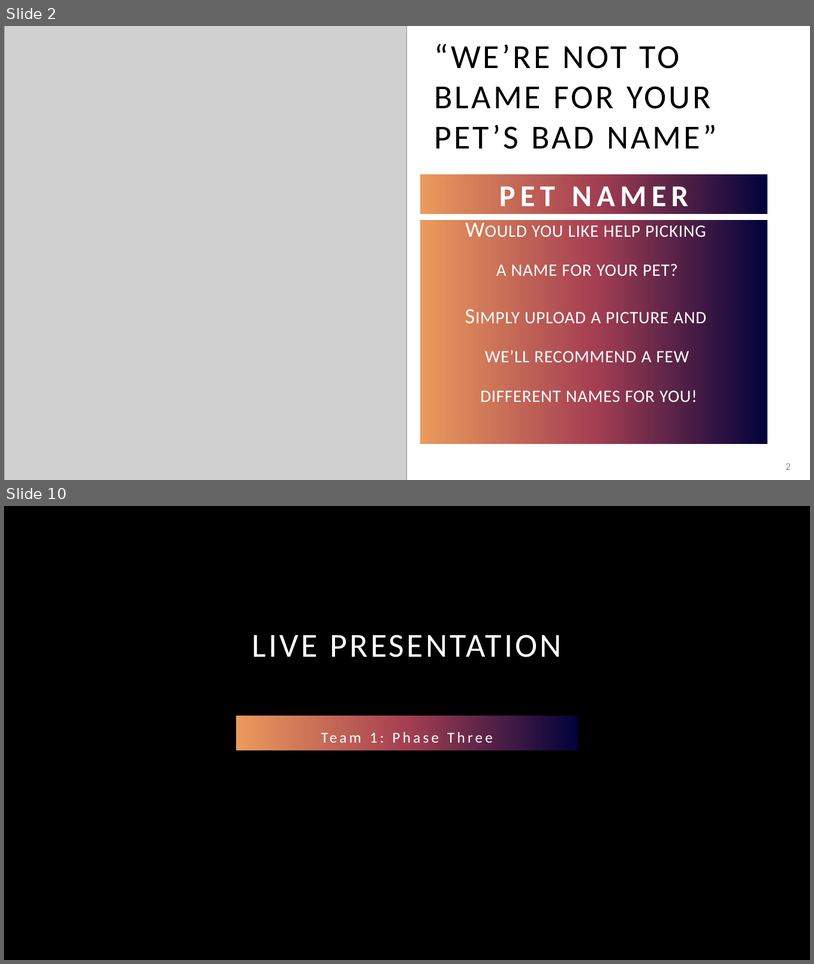
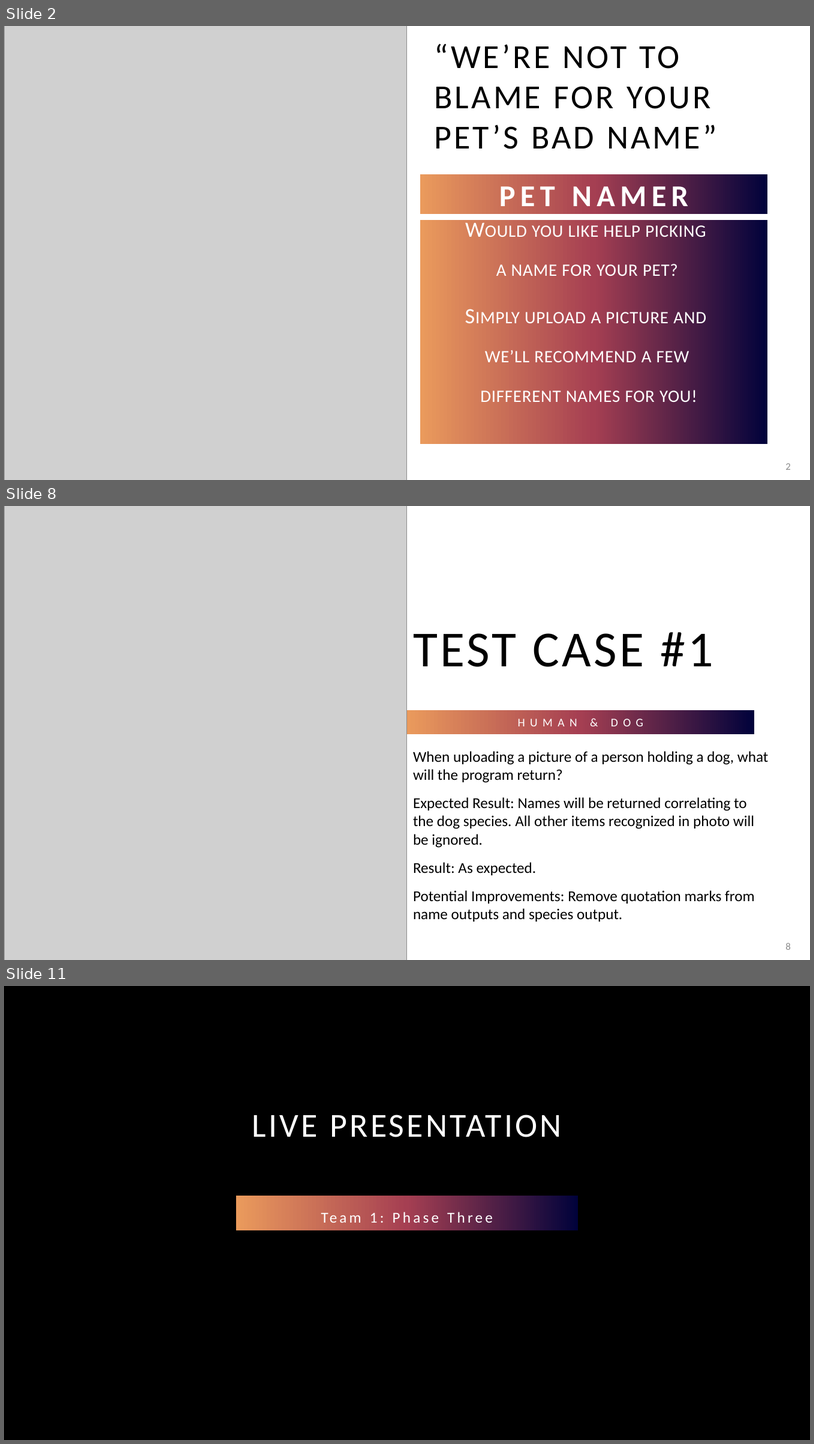
Before and after one commit to adriaonline/CPT200SP24-Team1, a slide deck: Phase 4 Docs/Phase 4 - Presentation.pptx. Shown one above the other, each under a label of ours: slides 2 and 10 before the commit, slides 2, 8 and 11 after it; the slides between them are not shown. The pictures are 814x964 and 814x1444 pixels, drawn with LibreOffice and Linux fonts; fonts in the diff are those of the drawing; grey boxes stand for pictures; background and template pictures are left out. Boxes give left, top, right and bottom in pixels: in the first picture for what was removed or moved away, otherwise in the second. Text is boxed around its words. In the diff, an @@ line names an element or a change of style, - is before the commit and + after.

```diff
--- a/Phase 4 Docs/Phase 4 - Presentation.pptx
+++ b/Phase 4 Docs/Phase 4 - Presentation.pptx
@@ slide 8 added at <box>4,506,810,960</box>, background #FFFFFF @@
@@ picture added at <box>4,506,408,960</box> @@
@@ title added at <box>413,632,713,667</box>, 60 pt, text #000000 @@
+TEST CASE #1
@@ text added at <box>408,710,755,734</box>, fill gradient #01023B to #A53F52 to #EA9A5C, 14 pt, text #FFFFFF @@
+HUMAN & DOG
@@ text added at <box>413,751,768,921</box>, 18 pt, text #000000 @@
+When uploading a picture of a person holding a dog, what will the program return?
+Expected Result: Names will be returned correlating to the dog species. All other items recognized in photo will be ignored.
+Result: As expected.
+Potential Improvements: Remove quotation marks from name outputs and species output.
@@ page number added at <box>786,942,791,949</box>, 12 pt, text #8C8C8C @@
+8
@@ what was slide 10 is now slide 11 @@
```
Also in this commit, not shown: 7 other slides added, 7 slides removed, 2 other files.
